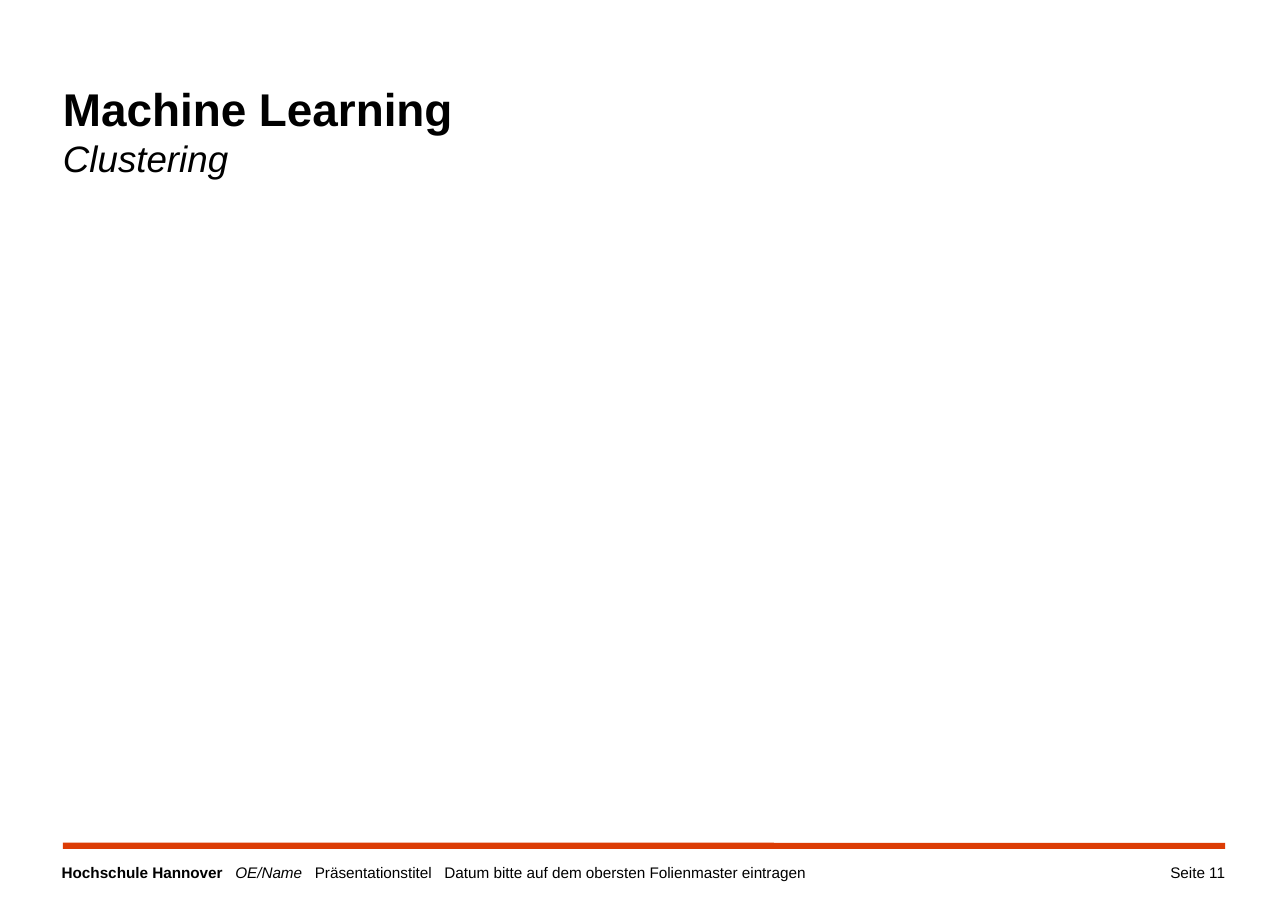
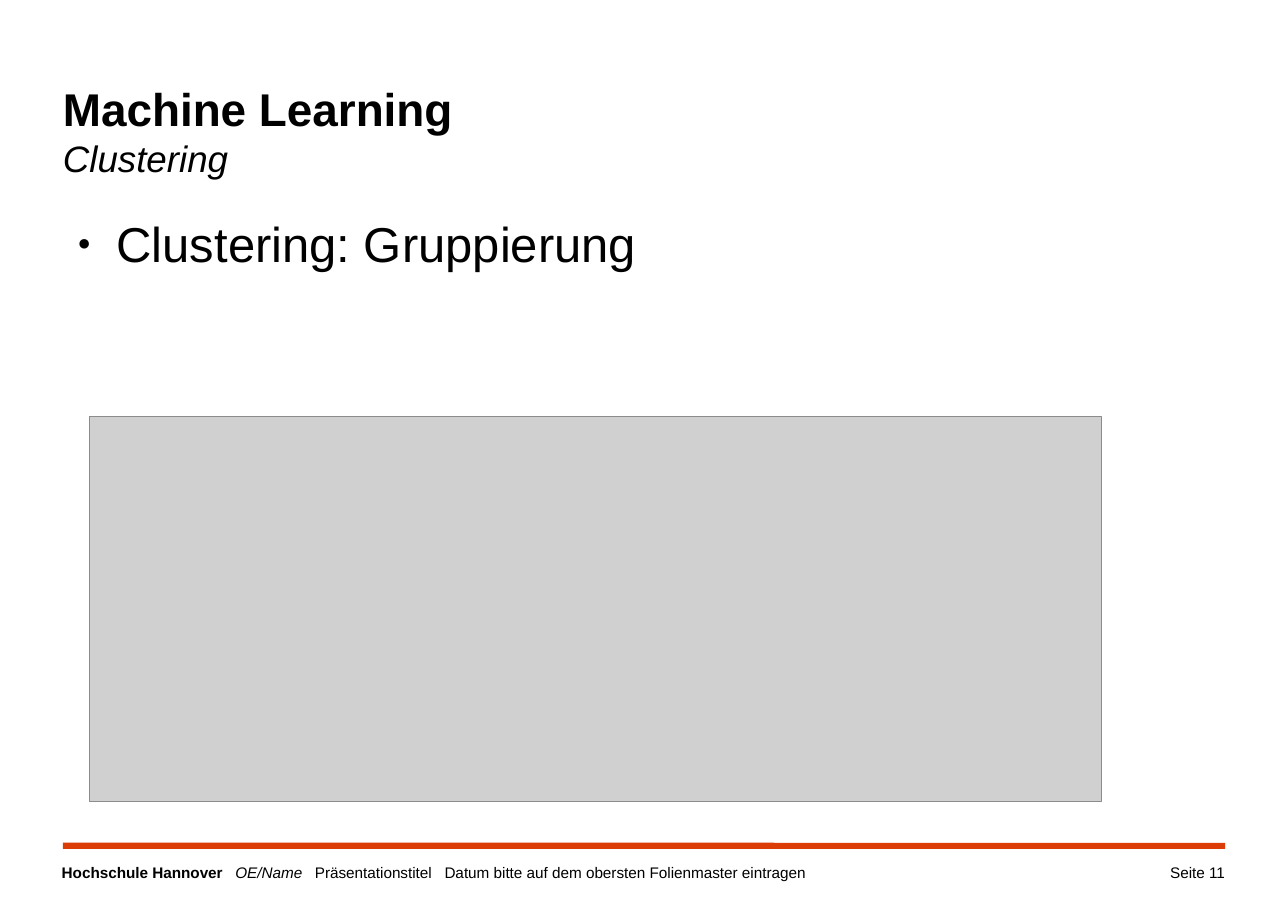
Before and after one commit to a-cl/ma-thesis, a slide deck: slide 11 of kolloquim.pptx. Drawn at 1288x911 pixels with LibreOffice and Linux fonts; fonts in the diff are those of the drawing; grey boxes stand for pictures; background and template pictures are left out. Boxes give left, top, right and bottom in pixels: in the first picture for what was removed or moved away, otherwise in the second. Text is boxed around its words. In the diff, an @@ line names an element or a change of style, - is before the commit and + after.

```diff
--- a/kolloquim.pptx
+++ b/kolloquim.pptx
@@ text added at (x1=117, y1=226, x2=636, y2=272), 32 pt, text #000000 @@
+● Clustering: Gruppierung
@@ picture added at (x1=89, y1=416, x2=1102, y2=802) @@
```
Also in this commit, not shown: 11 other slides changed, 11 slides added, 12 slides removed.
